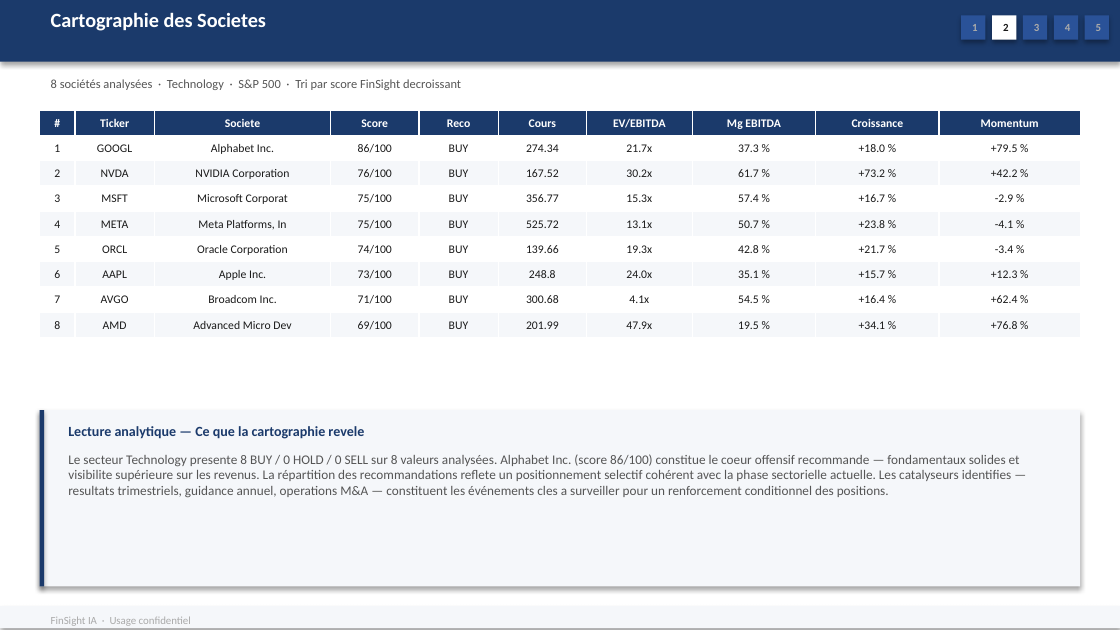
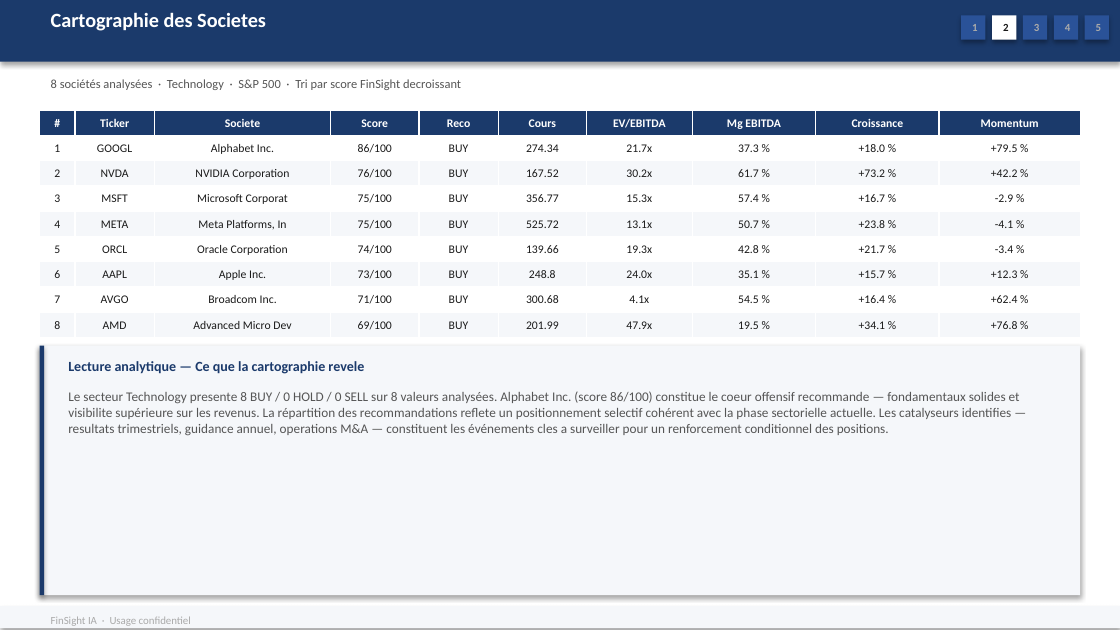
Before and after one commit to baptistejeh07-art/finsight-ia, a slide deck: slide 9 of preview/secteur_Technology_S&P_500/secteur_Technology_S&P_500.pptx. Drawn at 1120x630 pixels with LibreOffice and Linux fonts; fonts in the diff are those of the drawing. Boxes give left, top, right and bottom in pixels: in the first picture for what was removed or moved away, otherwise in the second. Text is boxed around its words. In the diff, an @@ line names an element or a change of style, - is before the commit and + after.

Commit message:
chore(preview): secteur_Technology_S&P_500 outputs regeneres

```diff
--- a/preview/secteur_Technology_S&P_500/secteur_Technology_S&P_500.pptx
+++ b/preview/secteur_Technology_S&P_500/secteur_Technology_S&P_500.pptx
@@ rectangle: place and size @@
-rectangle at [39,410,1080,586]
+rectangle at [39,346,1080,596]
@@ rectangle: place and size @@
-rectangle at [39,410,44,586]
+rectangle at [39,346,44,596]
@@ text "Lecture analytique — Ce que ...": place and size @@
-text "Lecture analytique — Ce que ..." at [68,426,364,439]
+text "Lecture analytique — Ce que ..." at [68,361,364,374]
@@ text "Le secteur Technology presente 8 ...": place and size @@
-text "Le secteur Technology presente 8 ..." at [68,454,1020,497]
+text "Le secteur Technology presente 8 ..." at [68,391,1020,435]
```
Also in this commit, not shown: 3 other slides changed, 2 other files.
